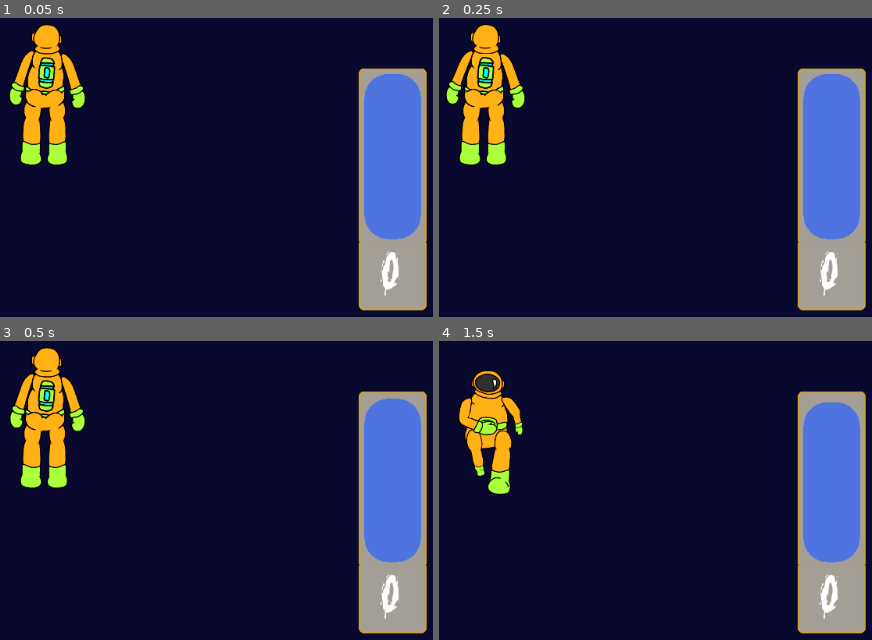
Above: before the commit, frames 1-4 (two rows, left to right).
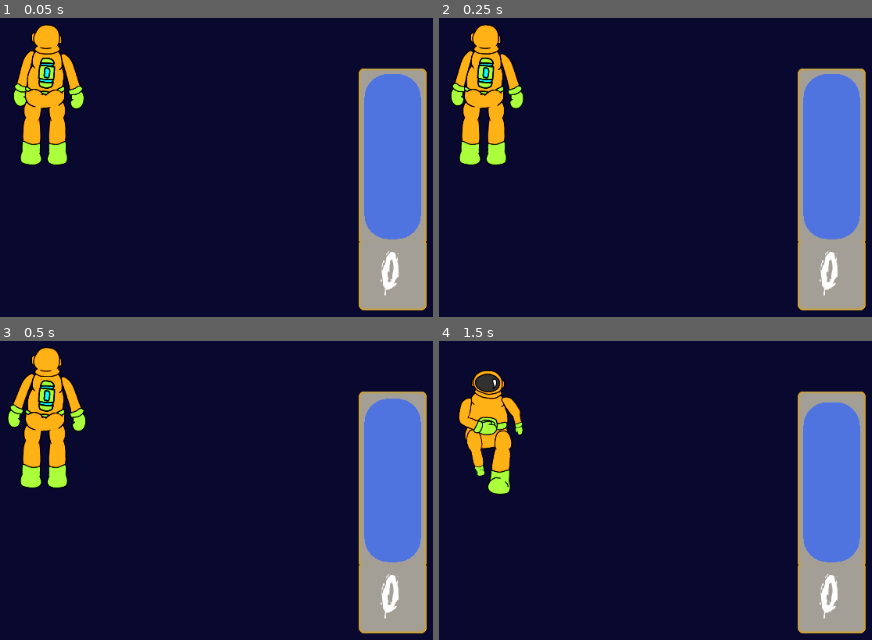
Above: after the commit, the same moments.

Repository: CosmicBubble300/CGG_VERYSalty
Game: Godot game, scene res://Scenes/PlayerScene.tscn
Same seed, same stepped clock (60 frames per second), same inputs: the game is played once before the commit and once after it. This scene is started directly instead of the project's main scene.
Inputs:
- Up to frame 1 (0.05 s): no input
- Up to frame 2 (0.25 s): no input
- Up to frame 3 (0.5 s): no input
- Up to frame 4 (1.5 s): hold W (UP) 0.53-1.28 s; hold A (L) 0.53-1.28 s; tap D (R) at 0.8, 1.35 s; tap Enter at 1.25 s; hold S (DOWN) from 1.28 s (still down)

The runs differ from the first frame. In frame 1, 0.6% of the frame differs, in the area x 2-20%, y 2-31%; in frame 2, 0.7%, in the area x 1-21%, y 2-31%; in frame 3, 0.5%; in frame 4, nothing differs.

Commit message:
light around the window

Diff:
--- a/Scenes/Level1.tscn
+++ b/Scenes/Level1.tscn
@@ -8,6 +8,7 @@
 [ext_resource path="res://Assets/FinalTileSets/GenericDecor.tres" type="TileSet" id=6]
 [ext_resource path="res://Assets/FinalTileSets/WallTest_2.tres" type="TileSet" id=7]
 [ext_resource path="res://Assets/FinalTileSets/Floor.tres" type="TileSet" id=8]
+[ext_resource path="res://Assets/light.png" type="Texture" id=9]
 
 [node name="LV1_TestLevel" type="Node2D"]
 
@@ -62,24 +63,45 @@
 [node name="SlidingDoor" parent="." instance=ExtResource( 2 )]
 position = Vector2( 38, -1841 )
 
-[node name="HelmetLights" type="Node2D" parent="."]
+[node name="Lights" type="Node2D" parent="."]
 
-[node name="Light" parent="HelmetLights" instance=ExtResource( 5 )]
+[node name="Light" parent="Lights" instance=ExtResource( 5 )]
 position = Vector2( 523, 1696 )
 scale = Vector2( 0.249023, 0.272461 )
 energy = 1.58
 
-[node name="Light2" parent="HelmetLights" instance=ExtResource( 5 )]
+[node name="Light2" parent="Lights" instance=ExtResource( 5 )]
 position = Vector2( 2695, 2613 )
 scale = Vector2( 0.249023, 0.272461 )
 energy = 1.58
 
-[node name="Light3" parent="HelmetLights" instance=ExtResource( 5 )]
+[node name="Light3" parent="Lights" instance=ExtResource( 5 )]
 position = Vector2( -1723, 4346 )
 scale = Vector2( 0.249023, 0.272461 )
 energy = 1.58
 
-[node name="Light4" parent="HelmetLights" instance=ExtResource( 5 )]
+[node name="Light4" parent="Lights" instance=ExtResource( 5 )]
 position = Vector2( 3275, 5322 )
 scale = Vector2( 0.249023, 0.272461 )
 energy = 1.58
+
+[node name="Ambient 1" type="Light2D" parent="Lights"]
+position = Vector2( 1281, -1654.88 )
+scale = Vector2( 5.82813, 5.68701 )
+texture = ExtResource( 9 )
+color = Color( 0.607843, 0.607843, 0.8, 1 )
+energy = 0.5
+
+[node name="Ambient 2" type="Light2D" parent="Lights"]
+position = Vector2( 4840, 3578 )
+scale = Vector2( 5.82813, 5.68701 )
+texture = ExtResource( 9 )
+color = Color( 0.607843, 0.607843, 0.8, 1 )
+energy = 0.5
+
+[node name="Ambient 3" type="Light2D" parent="Lights"]
+position = Vector2( -241.999, 4426.06 )
+scale = Vector2( 5.82813, 6.13257 )
+texture = ExtResource( 9 )
+color = Color( 0.607843, 0.607843, 0.8, 1 )
+energy = 0.5
--- a/Scenes/PlayerScene.tscn
+++ b/Scenes/PlayerScene.tscn
@@ -81,7 +81,7 @@
 position = Vector2( -135, -212 )
 frames = ExtResource( 1 )
 animation = "BackIdle"
-frame = 8
+frame = 28
 playing = true
 centered = false
 
Binary file added: Assets/NewTiles/innerCorner.png
Not shown, added: Assets/NewTiles/innerCorner.png.import
Not shown: 1 places in Scenes/Level1.tscn that only renumber resources
